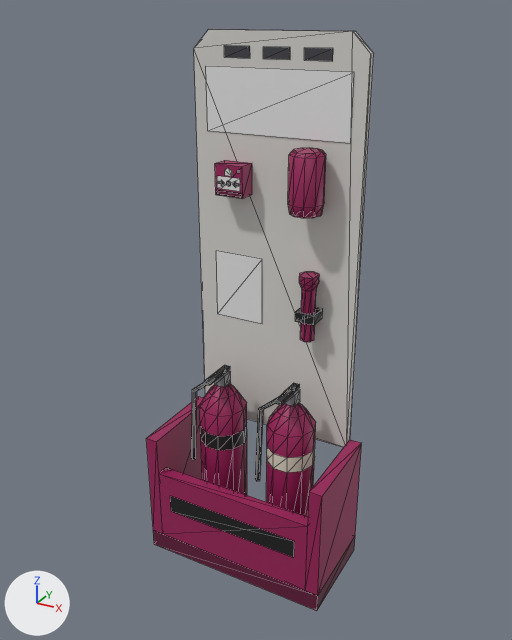
Two versions of the glTF model assets/models/props/fire_point.glb, one commit apart.
Camera for both pictures: a 50 mm camera at (0.911, -1.79, 1.652) aimed at (0.003, -0.139, 0.826). Lighting does not change. The marker at lower left points along +X, +Y and +Z. The first picture is the older version. Mesh edges are drawn as thin lines. Vertices at exactly the same position are counted once.

Before the edit, the objects in view are built like this:
```python
me_fire_point = bpy.data.meshes.new('fire_point')
me_fire_point.from_pydata(...)  # 402 vertices, 627 faces; spans x -0.3..0.3, y -0.3..0.0, z 0.0..1.6
# faces by material slot: [623, 4]
me_fire_point.materials.append(mat_prop)
me_fire_point.materials.append(mat_sign)
ob_fire_point = bpy.data.objects.new('fire_point', me_fire_point)
ob_fire_point.location = (0.0, 0.0, 0.0)
```
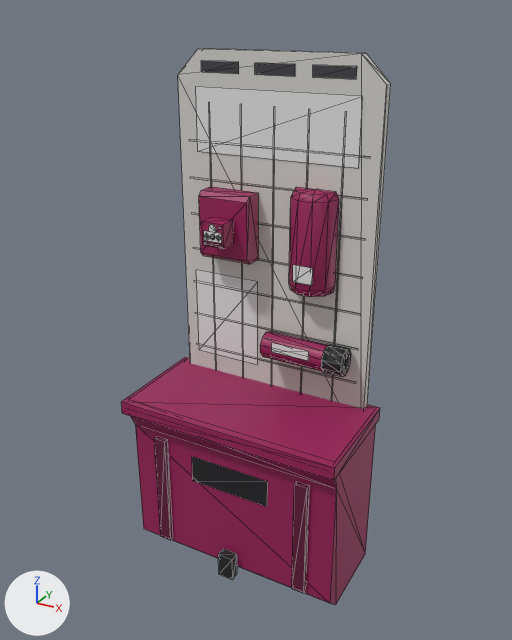
The change, as a diff of the scene's bpy script:
```diff
--- a/assets/models/props/fire_point.glb.py
+++ b/assets/models/props/fire_point.glb.py
@@ me_fire_point @@
 # used by ob_fire_point; location = (0.0, 0.0, 0.0)
-me_fire_point.from_pydata(...)  # 402 vertices, 627 faces; spans x -0.3..0.3, y -0.3..0.0, z 0.0..1.6
+me_fire_point.from_pydata(...)  # 293 vertices, 325 faces; spans x -0.35..0.35, y -0.34..0.04, z 0.0..1.55
+# me_fire_point part 1: the loose piece of 8 vertices spanning x -0.17..-0.08, y -0.08..-0.02, z 1.16..1.25 is moved by (-0.01, -0.08, -0.14)
+# me_fire_point part 2: the loose piece of 8 vertices spanning x -0.16..-0.08, y -0.08, z 1.16..1.18 is moved by (-0.01, -0.08, -0.13)
+# me_fire_point part 3: the loose piece of 4 vertices spanning x -0.16..-0.08, y -0.08, z 1.18..1.22 is moved by (-0.01, -0.07, -0.14)
+# me_fire_point part 4: the loose piece of 5 vertices spanning x -0.13..-0.11, y -0.08, z 1.22..1.24 is moved by (-0.01, -0.07, -0.15)
+# me_fire_point part 5: the loose piece of 4 vertices spanning x 0.08..0.16, y -0.02, z 1.53..1.56 is moved by (0.01, -0.08, -0.57)
+# me_fire_point part 6: a new loose piece, a 10-sided cylinder along x spanning x 0.2..0.26, y -0.11..-0.03, z 0.678..0.762, in mat_prop
+# me_fire_point part 7: the loose piece of 8 vertices spanning x 0.1..0.16, y -0.08..-0.02, z 0.82..0.85 is scaled about its middle by (11.7, 5.75, 1.33), then moved by (-0.13, -0.12, -0.3)
+# me_fire_point part 8: the loose piece of 8 vertices spanning x 0.1..0.14, y -0.02, z 1.14..1.3 is scaled about its middle by (1.25, 7.5, 0.5), then moved by (-0.12, -0.29, -1.16)
+# me_fire_point part 9: the loose piece of 12 vertices spanning x -0.26..0.26, y -0.02..0.0, z 0.4..1.6 is rebuilt with 12 vertices and now spans x -0.31..0.31, y -0.03..0.0, z 0.42..1.55
+# me_fire_point part 10: the loose piece of 4 vertices spanning x -0.22..0.22, y -0.02, z 1.33..1.5 is rebuilt with 4 vertices and now spans x -0.25..0.25, y -0.03, z 1.27..1.45
+# me_fire_point part 11: 14 loose pieces with 285 vertices, spanning x -0.22..0.22, y -0.3..-0.02, z 0.06..1.56, are deleted
+# me_fire_point part 12: 24 vertices removed from x -0.3..0.3, y -0.3..0.0, z 0.0..0.42; 178 vertices added at x -0.34..0.34, y -0.34..0.04, z 0.0..1.52
+# other edits to the shape of me_fire_point do not show in these pictures
 me_fire_point.materials.append(mat_prop)
```

Changed parts and their boxes (x1, y1, x2, y2) in the pictures (512 x 640 px; the box of a moved part takes in the faces that stretch with it):
'fire_point', reshaped (18% wider)
    before: (146, 29, 374, 611)
    after: (121, 48, 391, 605)
part 1 of me_fire_point, moved or reshaped
    before: (215, 160, 252, 199)
    after: (202, 217, 234, 249)
part 2 of me_fire_point, moved or reshaped
    before: (216, 190, 241, 197)
    after: (203, 241, 222, 248)
part 3 of me_fire_point, moved or reshaped
    before: (217, 176, 240, 191)
    after: (204, 231, 222, 243)
part 4 of me_fire_point, moved or reshaped
    before: (225, 168, 232, 176)
    after: (209, 224, 216, 232)
part 5 of me_fire_point, moved or reshaped
    before: (304, 48, 333, 61)
    after: (293, 265, 313, 285)
part 6 of me_fire_point, added
    after: (321, 344, 351, 377)
part 7 of me_fire_point, moved or reshaped
    before: (295, 307, 323, 325)
    after: (121, 357, 380, 480)
part 8 of me_fire_point, moved or reshaped (not visible before)
    after: (218, 548, 237, 580)
part 9 of me_fire_point, rebuilt
    before: (194, 29, 374, 447)
    after: (178, 48, 391, 409)
part 10 of me_fire_point, rebuilt (13% wider)
    before: (206, 66, 354, 143)
    after: (196, 87, 363, 168)
part 11 of me_fire_point, deleted
    before: (170, 45, 326, 557)
part 12 of me_fire_point, built on
    before: (146, 396, 362, 611)
    after: (131, 61, 376, 605)
